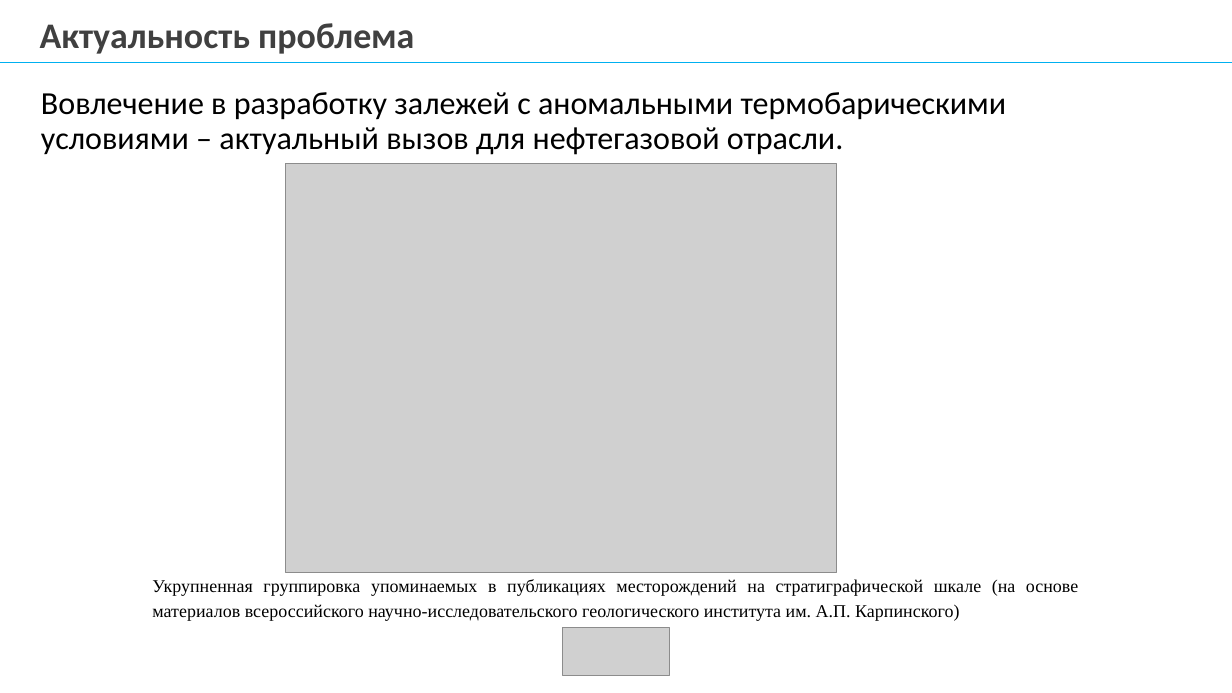
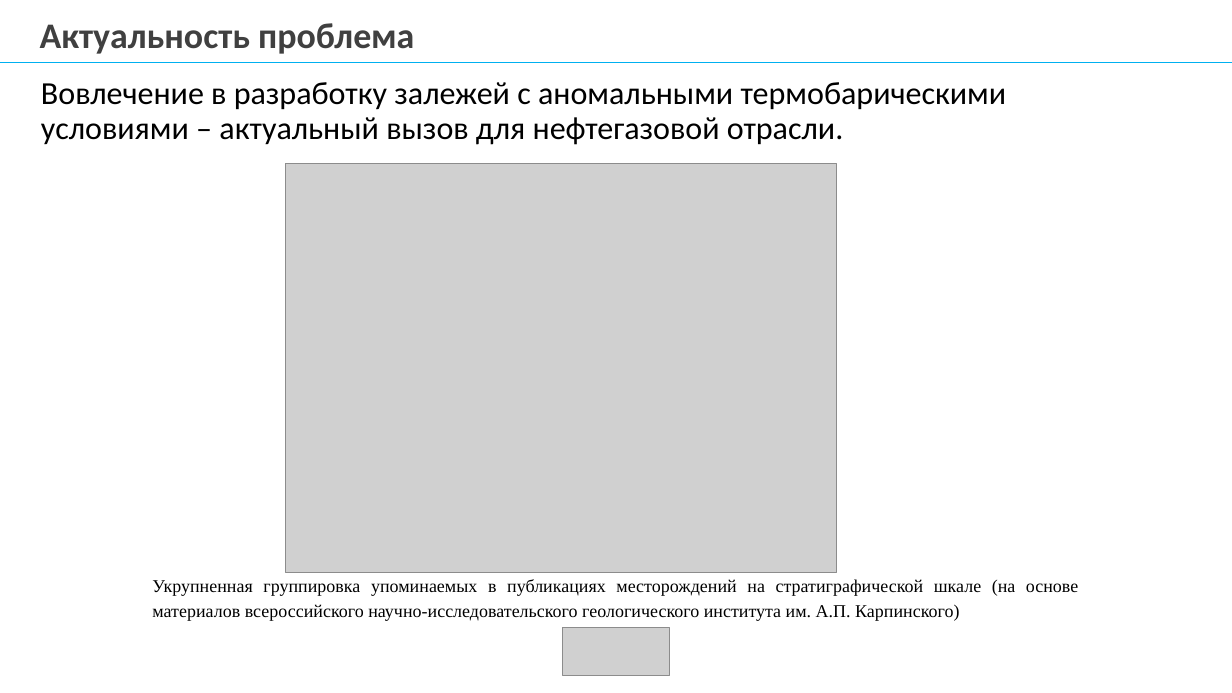
Before and after one commit to AlxndrKlbk/PhD_scriptorium, a slide deck: slide 2 of my_articles/3_course/автореферат/Kolbeko_AB.pptx. Drawn at 1232x693 pixels with LibreOffice and Linux fonts; fonts in the diff are those of the drawing; grey boxes stand for pictures; background and template pictures are left out. Boxes give left, top, right and bottom in pixels: in the first picture for what was removed or moved away, otherwise in the second. Text is boxed around its words. In the diff, an @@ line names an element or a change of style, - is before the commit and + after.

```diff
--- a/my_articles/3_course/автореферат/Kolbeko_AB.pptx
+++ b/my_articles/3_course/автореферат/Kolbeko_AB.pptx
@@ text "Вовлечение в разработку залежей с ...": place and size @@
-text "Вовлечение в разработку залежей с ..." at box(41, 92, 1007, 155)
+text "Вовлечение в разработку залежей с ..." at box(41, 82, 1007, 145)
```
Also in this commit, not shown: 6 other slides changed, 3 slides removed.
